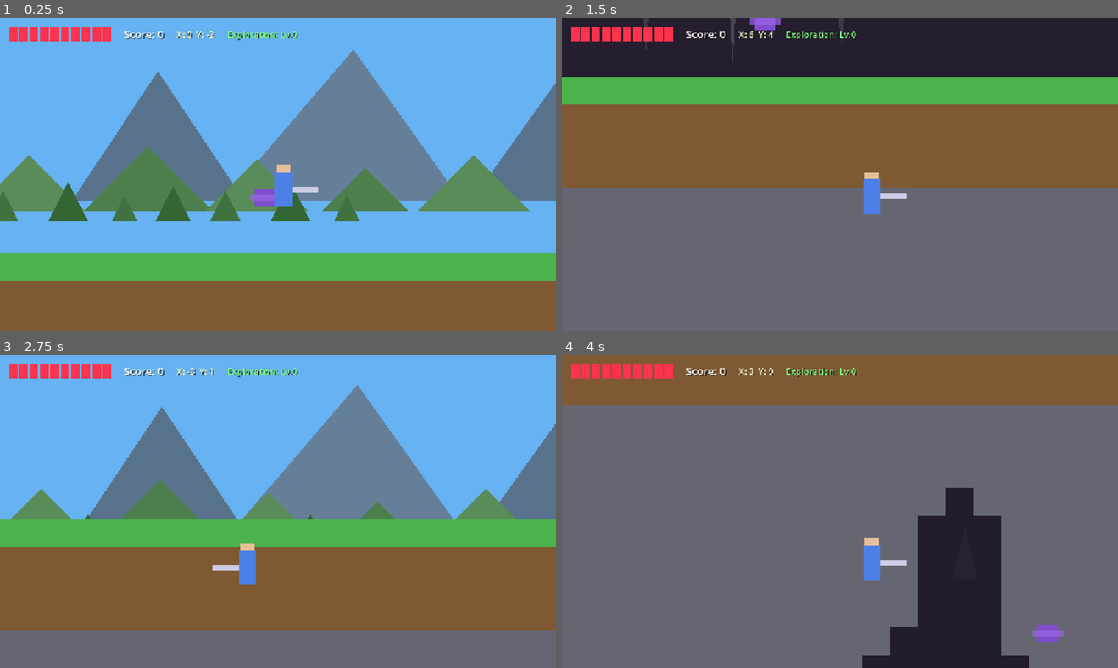
Above: before the commit, frames 1-4 (two rows, left to right).
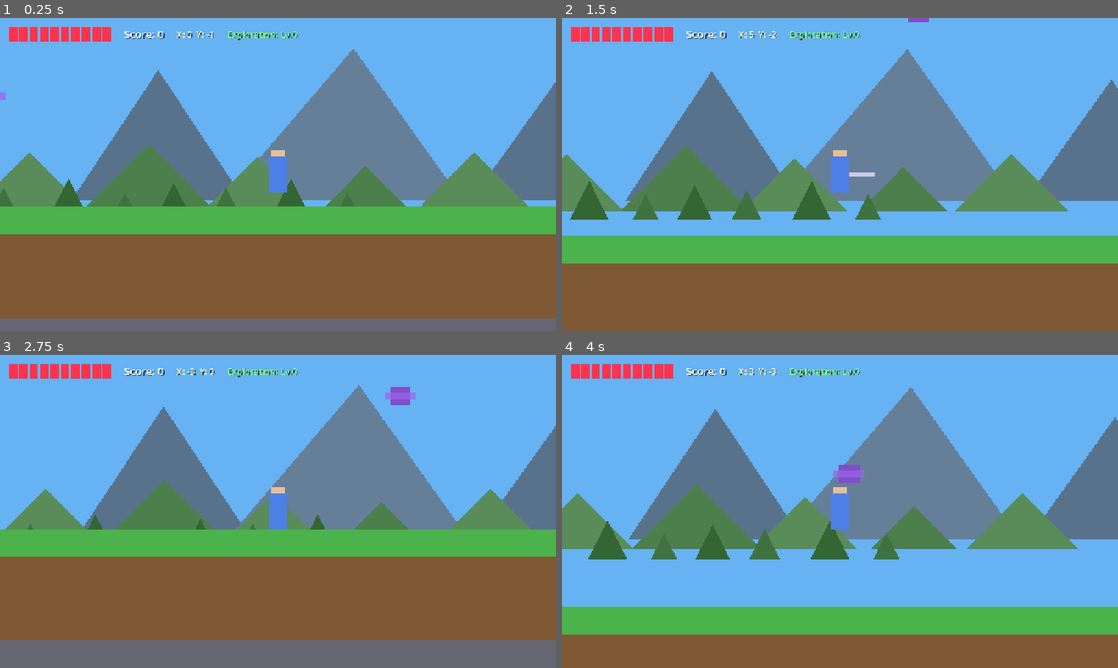
Above: after the commit, the same moments.

Repository: jdonald/gd-spelunker
Game: Godot game, scene res://scenes/main.tscn
Two runs of this game, one before a commit and one after it. Both use one fixed random seed, a clock stepped at 60 frames per second and the inputs below.
Inputs:
- Up to frame 1 (0.25 s): no input
- Up to frame 2 (1.5 s): tap Enter at 0.5 s; hold D (move_right) from 0.53 s (still down); tap N (attack) at 0.6, 1.35 s; tap M (jump) at 0.77 s
- Up to frame 3 (2.75 s): tap M (jump) at 1.52 s; release D (move_right) at 2.03 s; hold A (move_left) from 2.03 s (still down); tap R at 2.1 s; tap N (attack) at 2.3 s
- Up to frame 4 (4 s): release A (move_left) at 2.78 s; hold D (move_right) from 2.78 s (still down); tap N (attack) at 2.85, 3.6 s; tap M (jump) at 3.02, 3.77 s

The runs differ from the first frame. In frame 1, 30% of the frame differs, in the area x 0-100%, y 4-100%; in frame 2, 99%; in frame 3, 12%; in frame 4, 99%, in the area x 0-100%, y 0-100%.
Error before the commit: Parse Error: Member "gravity" redefined (original in native class 'Area2D') (res://scripts/enemies/projectile.gd:5)

Commit message:
Gemini fixed loading and terrain boredom & parallax render

Diff:
--- a/project.godot
+++ b/project.godot
@@ -12,7 +12,7 @@
 
 config/name="GD Spelunker"
 run/main_scene="res://scenes/main.tscn"
-config/features=PackedStringArray("4.2", "Forward Plus")
+config/features=PackedStringArray("4.5", "Forward Plus")
 
 [display]
 
--- a/scenes/player.tscn
+++ b/scenes/player.tscn
@@ -190,7 +190,6 @@
 
 [node name="Camera2D" type="Camera2D" parent="."]
 zoom = Vector2(2, 2)
-position_smoothing_enabled = true
 position_smoothing_speed = 5.0
 
 [connection signal="area_entered" from="SwordHitbox" to="." method="_on_sword_hitbox_area_entered"]
--- a/scripts/enemies/projectile.gd
+++ b/scripts/enemies/projectile.gd
@@ -2,7 +2,7 @@
 class_name Projectile
 
 var velocity: Vector2 = Vector2.ZERO
-var gravity: float = 400.0
+var projectile_gravity: float = 400.0
 var lifetime: float = 5.0
 
 func _ready():
@@ -12,7 +12,7 @@
 
 func _physics_process(delta):
 	# Apply gravity for arc motion
-	velocity.y += gravity * delta
+	velocity.y += projectile_gravity * delta
 
 	# Move
 	position += velocity * delta
--- a/scripts/game_manager.gd
+++ b/scripts/game_manager.gd
@@ -28,7 +28,9 @@
 	player.player_died.connect(_on_player_died)
 
 	# Position player at spawn point (slightly above ground)
-	player.global_position = Vector2(0, -100)
+	var spawn_x = 0
+	var surface_y = terrain_generator.get_surface_height_at(spawn_x)
+	player.global_position = Vector2(spawn_x, surface_y - 64)
 
 func _on_player_died():
 	game_ui.show_game_over()
--- a/scripts/player.gd
+++ b/scripts/player.gd
@@ -40,6 +40,7 @@
 @onready var sprite: AnimatedSprite2D = $AnimatedSprite2D
 @onready var sword_hitbox: Area2D = $SwordHitbox
 @onready var sword_collision: CollisionShape2D = $SwordHitbox/CollisionShape2D
+@onready var sword_visual: ColorRect = $SwordHitbox/SwordVisual
 @onready var hurtbox: Area2D = $Hurtbox
 @onready var wall_check_left: RayCast2D = $WallCheckLeft
 @onready var wall_check_right: RayCast2D = $WallCheckRight
@@ -49,6 +50,8 @@
 
 func _ready():
 	sword_collision.disabled = true
+	if sword_visual:
+		sword_visual.visible = false
 	emit_signal("health_changed", current_health, max_health)
 	emit_signal("score_changed", score)
 	check_exploration_level()
@@ -137,9 +140,10 @@
 		if direction:
 			velocity.x = direction * SPEED
 		else:
-			velocity.x = move_toward(velocity.x, 0, SPEED * 0.2)
-	else:
-		velocity.x = move_toward(velocity.x, 0, SPEED * 0.05)
+			# Smoother deceleration using delta to avoid rubber-banding/snapping
+			velocity.x = move_toward(velocity.x, 0, SPEED * 8.0 * delta)
+	else:
+		velocity.x = move_toward(velocity.x, 0, SPEED * 2.0 * delta)
 
 	# Handle attack
 	if Input.is_action_just_pressed("attack") and not is_attacking:
@@ -164,7 +168,7 @@
 		if direction:
 			velocity.x = direction * SWIM_SPEED
 		else:
-			velocity.x = move_toward(velocity.x, 0, SWIM_SPEED * 0.1)
+			velocity.x = move_toward(velocity.x, 0, SWIM_SPEED * 5.0 * delta)
 
 	# Can still attack underwater
 	if Input.is_action_just_pressed("attack") and not is_attacking:
@@ -183,6 +187,8 @@
 
 	update_sword_position()
 	sword_collision.disabled = false
+	if sword_visual:
+		sword_visual.visible = true
 	attack_timer.start(0.3)
 
 	# Play attack animation
@@ -200,10 +206,10 @@
 	match attack_direction:
 		"up":
 			sword_hitbox.position = Vector2(0, -30)
-			sword_hitbox.rotation_degrees = 0
+			sword_hitbox.rotation_degrees = -90
 		"down":
 			sword_hitbox.position = Vector2(0, 30)
-			sword_hitbox.rotation_degrees = 0
+			sword_hitbox.rotation_degrees = 90
 		"side":
 			if facing_right:
 				sword_hitbox.position = Vector2(25, 0)
@@ -214,6 +220,8 @@
 func _on_attack_timer_timeout():
 	is_attacking = false
 	sword_collision.disabled = true
+	if sword_visual:
+		sword_visual.visible = false
 
 func update_animation():
 	if is_attacking:
--- a/scripts/terrain_generator.gd
+++ b/scripts/terrain_generator.gd
@@ -80,6 +80,9 @@
 	var source = TileSetAtlasSource.new()
 	source.texture = texture
 	source.texture_region_size = Vector2i(TILE_SIZE, TILE_SIZE)
+
+	# Add source to tileset BEFORE creating tiles/collision so layers are recognized
+	terrain_tileset.add_source(source, 0)
 
 	# Create tiles with collision
 	for i in range(4):
@@ -96,7 +99,6 @@
 			tile_data.add_collision_polygon(0)
 			tile_data.set_collision_polygon_points(0, 0, polygon)
 
-	terrain_tileset.add_source(source, 0)
 	terrain_tilemap.tile_set = terrain_tileset
 
 	# Create water tileset
@@ -138,8 +140,8 @@
 	noise = FastNoiseLite.new()
 	noise.seed = randi()
 	noise.noise_type = FastNoiseLite.TYPE_PERLIN
-	noise.frequency = 0.02
-	noise.fractal_octaves = 4
+	noise.frequency = 0.05
+	noise.fractal_octaves = 5
 
 	# Cave noise for underground caverns
 	cave_noise = FastNoiseLite.new()
@@ -252,7 +254,7 @@
 	var tile_pos = Vector2i(world_x, world_y)
 
 	# Get terrain height at this x position
-	var height_variation = noise.get_noise_1d(world_x * 0.1) * 8
+	var height_variation = noise.get_noise_1d(world_x * 0.1) * 20
 	var surface_y = int(surface_height_base + height_variation)
 
 	# Get cave noise value
@@ -260,6 +262,9 @@
 
 	# Get water noise value
 	var water_value = water_noise.get_noise_2d(world_x, world_y)
+
+	# Check safe zone
+	var is_safe_zone = abs(world_x) < 5
 
 	# Tile atlas coordinates:
 	# (0,0) = grass (green), (1,0) = dirt (brown), (2,0) = stone (gray), (3,0) = cave bg
@@ -275,15 +280,19 @@
 		# Near surface - could have grass or trees
 		if world_y == surface_y - 1 or world_y == surface_y - 2:
 			# Check for water depression
-			if water_value > 0.5:
+			if not is_safe_zone and water_value > 0.5:
 				water_tilemap.set_cell(tile_pos, 0, Vector2i(0, 0))
 		pass
 	elif world_y == surface_y:
 		# Surface level - grass (green tile at 0,0)
-		terrain_tilemap.set_cell(tile_pos, 0, Vector2i(0, 0))
+		if not is_safe_zone and cave_value > 0.4:
+			# Cave opening at surface
+			background_tilemap.set_cell(tile_pos, 0, Vector2i(3, 0))
+		else:
+			terrain_tilemap.set_cell(tile_pos, 0, Vector2i(0, 0))
 	elif world_y < surface_y + 4:
 		# Dirt layer
-		if cave_value > 0.4:
+		if not is_safe_zone and cave_value > 0.4:
 			# Small cave opening near surface
 			if water_value > 0.6:
 				water_tilemap.set_cell(tile_pos, 0, Vector2i(0, 0))
@@ -309,7 +318,7 @@
 
 func spawn_enemies_in_chunk(chunk_pos: Vector2i):
 	# Random chance to spawn enemies in each chunk
-	var spawn_count = randi() % 3  # 0-2 enemies per chunk
+	var spawn_count = 2 + randi() % 4  # 2-5 enemies per chunk
 
 	for i in range(spawn_count):
 		var enemy_type = ["walker", "bouncer", "thrower", "flyer"][randi() % 4]
@@ -348,7 +357,7 @@
 	chunk_enemies[chunk_pos].append(enemy)
 
 func get_surface_height_at(world_x: float) -> float:
-	var height_variation = noise.get_noise_1d(world_x / TILE_SIZE * 0.1) * 8
+	var height_variation = noise.get_noise_1d(world_x / TILE_SIZE * 0.1) * 20
 	return (surface_height_base + height_variation) * TILE_SIZE
 
 func is_underground(world_pos: Vector2) -> bool:
Not shown, added: scripts/enemies/base_enemy.gd.uid
Not shown, added: scripts/enemies/bouncer_enemy.gd.uid
Not shown, added: scripts/enemies/flyer_enemy.gd.uid
Not shown, added: scripts/enemies/projectile.gd.uid
Not shown, added: scripts/enemies/thrower_enemy.gd.uid
Not shown, added: scripts/enemies/walker_enemy.gd.uid
Not shown, added: scripts/game_manager.gd.uid
Not shown, added: scripts/parallax_manager.gd.uid
Not shown, added: scripts/pickups/heart_pickup.gd.uid
Not shown, added: scripts/player.gd.uid
Not shown, added: scripts/terrain_generator.gd.uid
Not shown, added: scripts/ui/game_ui.gd.uid
